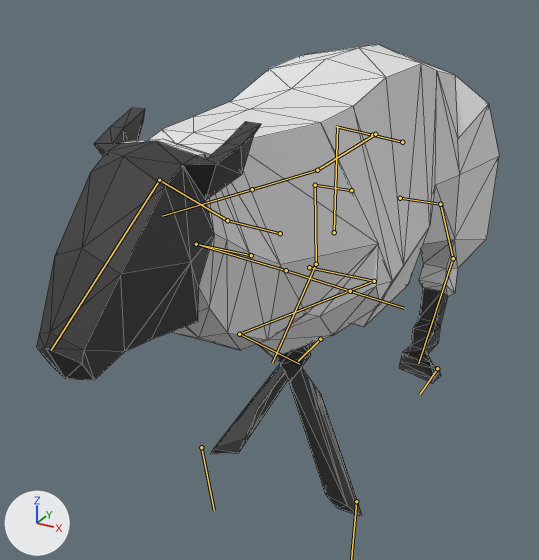
The glTF model assets/models/criaturas/ovelha/ovelha.glb, before and after one commit.
One viewpoint serves both versions: a camera (50 mm lens) standing at (2.87, -6.56, 4.91) and looking at (-0.27, -0.83, 2.04). Arrows for +X, +Y and +Z are at lower left; the lights stay in place. The first picture is the older version. Both versions are drawn at frame 12 of the action 'Run-loop'; the numbers are the values there. The bones that change, and the others that lie on the model, are drawn over the model as lines. Mesh edges are drawn as thin lines.

Objects in the first picture: 'Sheep'.
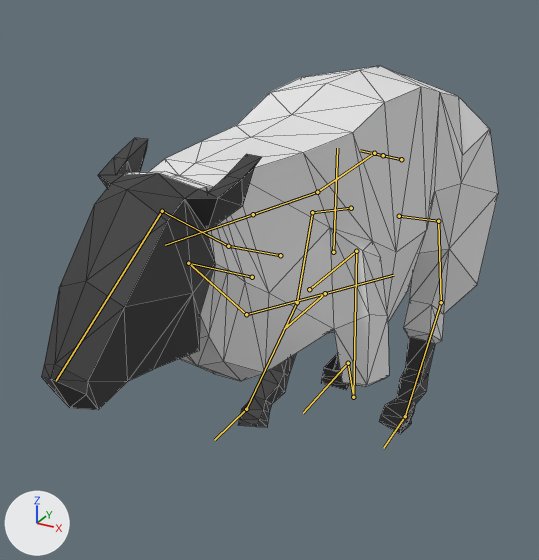
Edits to the bpy script that builds the scene:
```text
Change bone_backfoot_l:
    where bone_backfoot_l = bpy.data.objects['Armature'].pose.bones['BackFoot.L']  # child of 'root'
    bone_backfoot_l.location: (0.0, 0.0, 0.0) -> (0.0, 1.21, 0.0)
Change bone_backfoot_r:
    where bone_backfoot_r = bpy.data.objects['Armature'].pose.bones['BackFoot.R']  # child of 'root'
    bone_backfoot_r.location: (0.0, 0.0, 0.0) -> (0.0, 1.99, -0.03)
Change bone_body:
    where bone_body = bpy.data.objects['Armature'].pose.bones['Body']  # child of 'root'
    bone_body.location: (0.0, 0.0, 0.0) -> (0.0, -0.22, -0.01)
Change bone_back:
    where bone_back = bpy.data.objects['Armature'].pose.bones['Back']  # child of 'Body'
    bone_back.rotation_quaternion: (1.0, 0.008, 0.006, 0.015) -> (0.998, 0.008, 0.024, -0.05)  # degrees (1, 1, 2) -> degrees (1, 3, -6)
Change bone_backleg_l:
    where bone_backleg_l = bpy.data.objects['Armature'].pose.bones['BackLeg.L']  # child of 'Body'
    bone_backleg_l.rotation_quaternion: (1.0, 0.0, 0.011, 0.0) -> (0.994, -0.035, -0.101, -0.021)  # degrees (0, 1, 0) -> degrees (-4, -12, -2)
Change bone_backupleg_l:
    where bone_backupleg_l = bpy.data.objects['Armature'].pose.bones['BackUpLeg.L']  # child of 'BackLeg.L'
    bone_backupleg_l.rotation_quaternion: (1.0, 0.0, 0.0, -0.017) -> (0.993, -0.114, -0.003, -0.002)  # degrees (0, 0, -2) -> degrees (-13, 0, 0)
Change bone_backlowleg_l:
    where bone_backlowleg_l = bpy.data.objects['Armature'].pose.bones['BackLowLeg.L']  # child of 'BackUpLeg.L'
    bone_backlowleg_l.rotation_quaternion: (0.935, -0.354, 0.0, 0.0) -> (0.996, -0.084, -0.002, 0.003)  # degrees (-41, 0, 0) -> degrees (-10, 0, 0)
Change bone_backleg_r:
    where bone_backleg_r = bpy.data.objects['Armature'].pose.bones['BackLeg.R']  # child of 'Body'
    bone_backleg_r.rotation_quaternion: (0.971, 0.0, 0.24, 0.0) -> (0.92, 0.068, 0.36, 0.141)  # degrees (0, 28, 0) -> degrees (17, 40, 24)
Change bone_backupleg_r:
    where bone_backupleg_r = bpy.data.objects['Armature'].pose.bones['BackUpLeg.R']  # child of 'BackLeg.R'
    bone_backupleg_r.rotation_quaternion: (1.0, 0.0, 0.0, 0.011) -> (0.982, -0.125, 0.049, 0.132)  # degrees (0, 0, 1) -> degrees (-14, 7, 14)
Change bone_backlowleg_r:
    where bone_backlowleg_r = bpy.data.objects['Armature'].pose.bones['BackLowLeg.R']  # child of 'BackUpLeg.R'
    bone_backlowleg_r.rotation_quaternion: (0.992, -0.13, 0.0, 0.0) -> (0.984, 0.168, 0.001, 0.058)  # degrees (-15, 0, 0) -> degrees (19, -1, 7)
Change bone_frontleg_l:
    where bone_frontleg_l = bpy.data.objects['Armature'].pose.bones['FrontLeg.L']  # child of 'Body'
    bone_frontleg_l.rotation_quaternion: (0.962, 0.0, -0.273, 0.0) -> (0.908, -0.035, -0.143, -0.393)  # degrees (0, -32, 0) -> degrees (3, -17, -47)
Change bone_frontupleg_l:
    where bone_frontupleg_l = bpy.data.objects['Armature'].pose.bones['FrontUpLeg.L']  # child of 'FrontLeg.L'
    bone_frontupleg_l.rotation_quaternion: (0.896, 0.0, 0.0, 0.443) -> (0.949, 0.1, -0.106, 0.28)  # degrees (0, 0, 53) -> degrees (8, -15, 32)
Change bone_frontlowleg_l:
    where bone_frontlowleg_l = bpy.data.objects['Armature'].pose.bones['FrontLowLeg.L']  # child of 'FrontUpLeg.L'
    bone_frontlowleg_l.rotation_quaternion: (0.739, 0.674, 0.0, 0.0) -> (0.762, 0.575, 0.007, 0.299)  # degrees (85, 0, 0) -> degrees (69, -19, 30)
Change bone_frontleg_r:
    where bone_frontleg_r = bpy.data.objects['Armature'].pose.bones['FrontLeg.R']  # child of 'Body'
    bone_frontleg_r.rotation_quaternion: (0.802, 0.0, -0.597, 0.0) -> (0.827, 0.109, -0.522, -0.179)  # degrees (0, -73, 0) -> degrees (40, -56, -46)
Change bone_frontupleg_r:
    where bone_frontupleg_r = bpy.data.objects['Armature'].pose.bones['FrontUpLeg.R']  # child of 'FrontLeg.R'
    bone_frontupleg_r.rotation_quaternion: (0.984, 0.0, 0.0, -0.18) -> (0.965, -0.067, 0.057, -0.248)  # degrees (0, 0, -21) -> degrees (-9, 4, -29)
Change bone_frontlowleg_r:
    where bone_frontlowleg_r = bpy.data.objects['Armature'].pose.bones['FrontLowLeg.R']  # child of 'FrontUpLeg.R'
    bone_frontlowleg_r.rotation_quaternion: (0.984, -0.179, 0.0, 0.0) -> (0.965, 0.18, -0.005, -0.189)  # degrees (-21, 0, 0) -> degrees (21, 3, -22)
Change bone_frontfoot_l:
    where bone_frontfoot_l = bpy.data.objects['Armature'].pose.bones['FrontFoot.L']  # child of 'root'
    bone_frontfoot_l.location: (0.0, 0.0, 0.0) -> (-0.41, -0.62, -1.09)
    bone_frontfoot_l.rotation_quaternion: (0.737, 0.676, 0.0, 0.0) -> (1.0, 0.0, 0.0, 0.0)  # degrees (85, 0, 0) -> degrees (0, 0, 0)
Change bone_frontfoot_r:
    where bone_frontfoot_r = bpy.data.objects['Armature'].pose.bones['FrontFoot.R']  # child of 'root'
    bone_frontfoot_r.location: (0.0, 0.0, 0.0) -> (0.61, -1.69, -1.25)
    bone_frontfoot_r.rotation_quaternion: (0.636, 0.772, 0.0, 0.0) -> (1.0, 0.0, 0.0, 0.0)  # degrees (101, 0, 0) -> degrees (0, 0, 0)
```

Boxes [x1, y1, x2, y2] around the edits, measured in the pictures (539 x 560 px):
'Sheep', posed (22% shorter)
    before: [36, 44, 499, 516]
    after: [41, 66, 498, 434]
bone 'BackFoot.L', root to tip
    before: (437, 368) to (420, 394)
    after: (405, 416) to (383, 448)
bone 'BackFoot.R', root to tip
    before: (320, 339) to (298, 361)
    after: (246, 409) to (214, 440)
bone 'Body', root to tip
    before: (334, 232) to (337, 126)
    after: (333, 252) to (337, 148)
bone 'Back', root to tip
    before: (402, 142) to (372, 135)
    after: (401, 159) to (383, 155)
bone 'BackLeg.L', root to tip
    before: (400, 198) to (440, 204)
    after: (399, 216) to (438, 221)
bone 'BackUpLeg.L', root to tip
    before: (440, 204) to (453, 258)
    after: (438, 221) to (441, 302)
bone 'BackLowLeg.L', root to tip
    before: (453, 258) to (418, 363)
    after: (441, 302) to (405, 416)
bone 'BackLeg.R', root to tip
    before: (351, 190) to (315, 185)
    after: (351, 208) to (312, 212)
bone 'BackUpLeg.R', root to tip
    before: (315, 185) to (316, 264)
    after: (312, 212) to (297, 302)
bone 'BackLowLeg.R', root to tip
    before: (316, 264) to (272, 362)
    after: (297, 302) to (246, 409)
bone 'FrontLeg.L', root to tip
    before: (309, 267) to (374, 281)
    after: (309, 289) to (356, 251)
bone 'FrontUpLeg.L', root to tip
    before: (374, 281) to (239, 334)
    after: (356, 251) to (353, 397)
bone 'FrontLowLeg.L', root to tip
    before: (239, 334) to (299, 364)
    after: (353, 397) to (348, 363)
bone 'FrontLeg.R', root to tip
    before: (251, 255) to (196, 244)
    after: (252, 277) to (188, 263)
bone 'FrontUpLeg.R', root to tip
    before: (196, 244) to (286, 270)
    after: (188, 263) to (246, 314)
bone 'FrontLowLeg.R', root to tip
    before: (286, 270) to (350, 291)
    after: (246, 314) to (325, 293)
bone 'FrontFoot.R', root to tip
    before: (201, 447) to (214, 510)
    after: (325, 293) to (284, 329)
